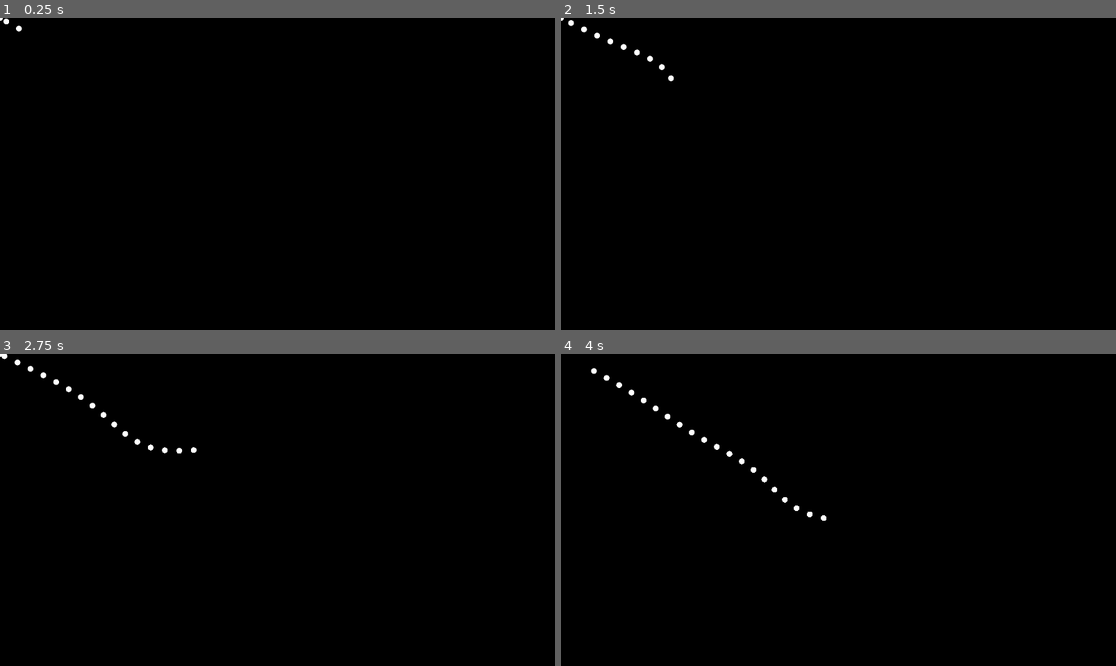
Above: before the commit, frames 1-4 (two rows, left to right).
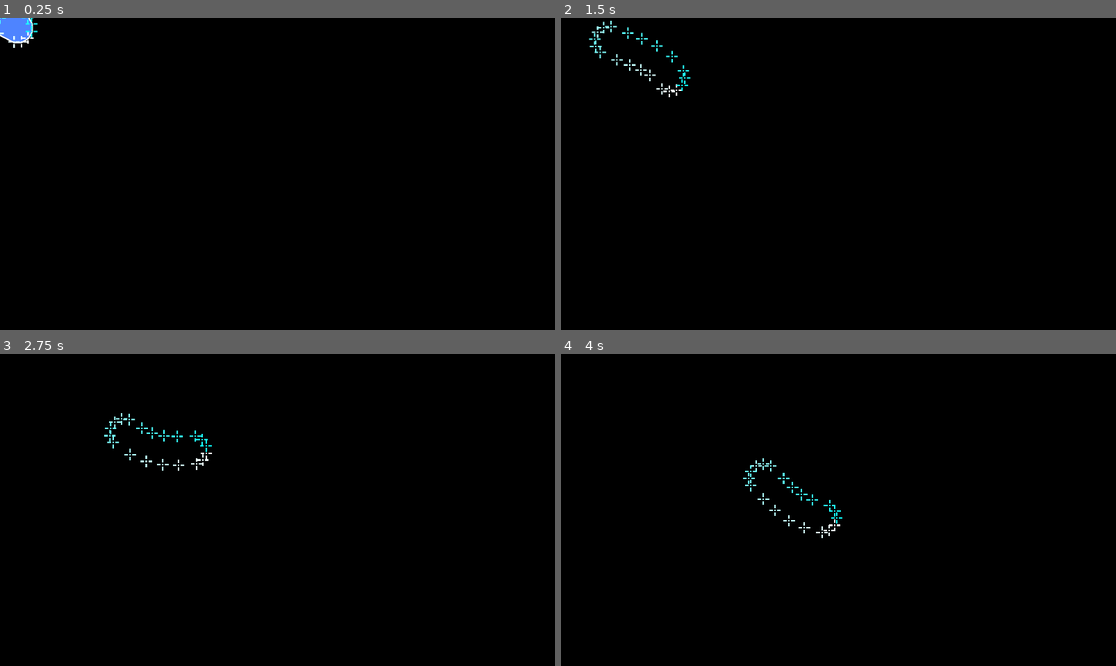
Above: after the commit, the same moments.

Repository: weedleeedle/worm-game
Game: Godot game, scene res://scene/test_scene/test_scene.tscn
Same seed, same stepped clock (60 frames per second), same inputs: the game is played once before the commit and once after it.
Inputs (mouse positions are in pixels of both pictures, inside the frame that each line leads up to):
- Up to frame 1 (0.25 s): no input
- Up to frame 2 (1.5 s): move the mouse to (960, 158) at 0.52 s; move the mouse to (727, 189) at 1.27 s
- Up to frame 3 (2.75 s): move the mouse to (333, 441) at 2.02 s
- Up to frame 4 (4 s): move the mouse to (810, 572) at 2.77 s; move the mouse to (1005, 556) at 3.52 s

The runs differ from the first frame. In frame 1, 0.5% of the frame differs, in the area x 0-7%, y 0-10%; in frame 2, 0.5%; in frame 3, 0.6%, in the area x 0-39%, y 0-38%; in frame 4, 0.6%.

Commit message:
Made primitive renderer for body segments
Drawing polygons interpolated between points is... weird. I might
rethink how I'm generating the list of points and rendering them.

Diff:
--- /dev/null
+++ b/component/body_debug_renderer/body_debug_renderer.gd
@@ -0,0 +1,31 @@
+## Renders a renderers points :)
+class_name BodyDebugRenderer
+extends Node2D
+
+@export_file("*.tscn") var body_point_file: String
+@onready var body_point_scene: PackedScene = load(body_point_file)
+
+@export var body_renderer: BodyRenderer
+
+var point_sprites: Array[Node2D]
+var num_points := -1
+
+func _process(delta: float) -> void:
+	if body_renderer == null:
+		return
+
+	var points := body_renderer.fill_points
+	# Figure out how many points we have and generate our points if we haven't yet
+	if num_points == -1:
+		num_points = points.size()
+		for i in num_points:
+			var new_point: Node2D = body_point_scene.instantiate()
+			new_point.modulate.r = 1.0 - (i as float / num_points)
+			add_child(new_point)
+			point_sprites.push_back(new_point)
+
+	# Now we can position the sprites :]
+
+	for i in num_points:
+		point_sprites[i].global_position = points[i]
+		print(points[i])
--- /dev/null
+++ b/component/body_debug_renderer/body_debug_renderer.tscn
@@ -0,0 +1,7 @@
+[gd_scene format=3 uid="uid://b2w2klrgocrit"]
+
+[ext_resource type="Script" uid="uid://7iui5naexg4b" path="res://component/body_debug_renderer/body_debug_renderer.gd" id="1_mp47e"]
+
+[node name="BodyDebugRenderer" type="Node2D" unique_id=1142928428]
+script = ExtResource("1_mp47e")
+body_point_file = "uid://dlihliw6nl1ju"
--- /dev/null
+++ b/component/body_debug_renderer/body_point/body_point.tscn
@@ -0,0 +1,11 @@
+[gd_scene format=3 uid="uid://dlihliw6nl1ju"]
+
+[ext_resource type="Texture2D" uid="uid://7xguwekb8m12" path="res://component/body_debug_renderer/body_point/crosshair.svg" id="1_egf7s"]
+
+[node name="BodyPoint" type="Node2D" unique_id=1265944966]
+top_level = true
+z_index = 10
+
+[node name="Sprite2D" type="Sprite2D" parent="." unique_id=394731278]
+scale = Vector2(0.05, 0.05)
+texture = ExtResource("1_egf7s")
--- /dev/null
+++ b/component/body_debug_renderer/body_point/crosshair.svg
@@ -0,0 +1,11 @@
+<!DOCTYPE svg PUBLIC "-//W3C//DTD SVG 1.1//EN" "http://www.w3.org/Graphics/SVG/1.1/DTD/svg11.dtd">
+<!-- Uploaded to: SVG Repo, www.svgrepo.com, Transformed by: SVG Repo Mixer Tools -->
+<svg fill="#ffffff" width="800px" height="800px" viewBox="0 0 16 16" xmlns="http://www.w3.org/2000/svg">
+
+<g id="SVGRepo_bgCarrier" stroke-width="0"/>
+
+<g id="SVGRepo_tracerCarrier" stroke-linecap="round" stroke-linejoin="round"/>
+
+<g id="SVGRepo_iconCarrier"> <path d="M7 7h2v2H7V7zm0-7h2v5H7V0zm0 11h2v5H7v-5zm4-4h5v2h-5V7zM0 7h5v2H0V7z" fill-rule="evenodd"/> </g>
+
+</svg>
--- /dev/null
+++ b/component/body_renderer/body_renderer.gd
@@ -0,0 +1,96 @@
+## Takes a tree of body segments and renders them!
+class_name BodyRenderer
+extends Node2D
+
+## How many points to put on the head and tail. This number is doubled for raisins.
+static var END_RESOLUTION: int = 3
+
+@export var outline_color: Color
+@export var fill_color: Color
+@export var outline_width: float
+
+@export var body: BodySegment
+
+#@onready var fill_shape: Polygon2D = $FillShape
+#@onready var outline_shape: Polygon2D = $OutlineShape
+
+var fill_points: PackedVector2Array
+var outline_points: PackedVector2Array
+
+func _ready() -> void:
+	pass
+	#fill_shape.color = fill_color
+	#outline_shape.color = outline_color
+
+func _process(_delta: float) -> void:
+	if body == null:
+		return
+
+	fill_points = add_segment_points_head(body, 0)
+	outline_points = add_segment_points_head(body, outline_width)
+	queue_redraw()
+
+func _draw() -> void:
+	if !outline_points.is_empty():
+		draw_colored_polygon(outline_points, outline_color)
+
+	if !fill_points.is_empty():
+		draw_colored_polygon(fill_points, fill_color)
+
+static func add_segment_points_recursive(segment: BodySegment, radius_offset: float, starting_points: PackedVector2Array, ending_points: PackedVector2Array) -> void:
+
+	# If this is the tail, switch to handling the end case
+	if segment.child_segment == null:
+		add_segment_points_tail(segment, radius_offset, starting_points, ending_points)
+		return
+	# Otherwise we recurse!
+
+	var offset_vector := (segment.head_vector().normalized() * (segment.radius + radius_offset)).rotated(deg_to_rad(90))
+	var anti_offset_vector := (segment.head_vector().normalized() * (segment.radius + radius_offset)).rotated(deg_to_rad(-90))
+	var point := segment.global_position + offset_vector
+	var anti_point := segment.global_position + anti_offset_vector
+	starting_points.push_back(point)
+	ending_points.push_back(anti_point)
+
+	add_segment_points_recursive(segment.child_segment, radius_offset, starting_points, ending_points)
+
+static func add_segment_points_head(segment: BodySegment, radius_offset: float) -> PackedVector2Array:
+	# Create the new points arrays!
+	var starting_points: PackedVector2Array = []
+	var ending_points: PackedVector2Array = []
+	# Put points on either "side" of the head.
+
+	var angle := deg_to_rad(90) / END_RESOLUTION
+
+	for i in END_RESOLUTION:
+		var offset_vector := (segment.tail_vector().normalized().rotated(deg_to_rad(180)) * (segment.radius + radius_offset)).rotated(angle * i + angle/2)
+		var point := segment.global_position + offset_vector
+		starting_points.push_back(point)
+
+		var anti_offset_vector := (segment.tail_vector().normalized().rotated(deg_to_rad(180)) * (segment.radius + radius_offset)).rotated(-angle * i - angle/2)
+		var anti_point := segment.global_position + anti_offset_vector
+		ending_points.push_back(anti_point)
+
+	# Okay now we recurse through all the body points.
+	if segment.child_segment:
+		add_segment_points_recursive(segment.child_segment, radius_offset, starting_points, ending_points)
+	# Unless for some reason we have a body with one node. That's fine we can work with this...
+	else:
+		add_segment_points_tail(segment, radius_offset, starting_points, ending_points)
+
+	# Now we aggregate all the points.
+	ending_points.reverse()
+	starting_points.append_array(ending_points)
+	return starting_points
+
+static func add_segment_points_tail(segment: BodySegment, radius_offset: float, starting_points: PackedVector2Array, ending_points: PackedVector2Array) -> void:
+	var angle := deg_to_rad(90) / END_RESOLUTION
+
+	for i in END_RESOLUTION:
+		var offset_vector := (segment.head_vector().normalized().rotated(deg_to_rad(180)) * (segment.radius + radius_offset)).rotated(angle * i + angle/2)
+		var point := segment.global_position + offset_vector
+		starting_points.push_back(point)
+
+		var anti_offset_vector := (segment.head_vector().normalized().rotated(deg_to_rad(180)) * (segment.radius + radius_offset)).rotated(-angle * i - angle/2)
+		var anti_point := segment.global_position + anti_offset_vector
+		ending_points.push_back(anti_point)
--- /dev/null
+++ b/component/body_renderer/body_renderer.tscn
@@ -0,0 +1,9 @@
+[gd_scene format=3 uid="uid://dn6j6tynciqx7"]
+
+[ext_resource type="Script" uid="uid://du0tq4ab8ru7" path="res://component/body_renderer/body_renderer.gd" id="1_02br5"]
+
+[node name="BodyRenderer" type="Node2D" unique_id=119475448]
+script = ExtResource("1_02br5")
+outline_color = Color(0, 0.3254902, 1, 1)
+fill_color = Color(0.30659404, 0.51685184, 1, 1)
+outline_width = 5.0
--- a/component/body_segment/body_segment.gd
+++ b/component/body_segment/body_segment.gd
@@ -3,6 +3,7 @@
 extends Node2D
 
 ## The size of this segment
+
 @export var radius: float = 50.0
 
 ## The max move speed for the head
@@ -17,7 +18,8 @@
 @onready var polygon: Polygon2D = $TestPolygon
 
 func _ready() -> void:
-	_generate_circle()
+	pass
+	#_generate_circle()
 
 func _process(delta: float) -> void:
 	if is_head():
@@ -43,6 +45,22 @@
 		segment.get_parent().remove_child(segment)
 	add_child(segment)
 
+## Returns the direction of the head
+func head_vector() -> Vector2:
+	if !parent_segment:
+		push_error("Attempted to get parent_segment of head body segment")
+		return Vector2.ZERO
+
+	return parent_segment.global_position - global_position
+
+## Returns the direction of the tail
+func tail_vector() -> Vector2:
+	if !child_segment:
+		push_error("Attempted to get child_segment of tail body segment")
+		return Vector2.ZERO
+
+	return child_segment.global_position - global_position
+
 func _generate_circle() -> void:
 	const NUM_POINTS := 30
 	const ANGLE_INC := 2.0 * PI / NUM_POINTS
--- a/component/body_segment/body_segment.tscn
+++ b/component/body_segment/body_segment.tscn
@@ -5,6 +5,5 @@
 [node name="BodySegment" type="Node2D" unique_id=1445569697]
 top_level = true
 script = ExtResource("1_nisd8")
-radius = 10.0
 
 [node name="TestPolygon" type="Polygon2D" parent="." unique_id=867009095]
--- a/scene/test_scene/test_scene.gd
+++ b/scene/test_scene/test_scene.gd
@@ -2,7 +2,10 @@
 
 @export var constraints: Array[SegmentConstraint]
 
+@onready var body_renderer: BodyRenderer = $BodyRenderer
+
 func _ready() -> void:
 	# Create a worm!!
-	var worm := BodyFactory.create_worm(20, constraints)
+	var worm := BodyFactory.create_worm(6, constraints)
 	add_child(worm)
+	body_renderer.body = worm
--- a/scene/test_scene/test_scene.tscn
+++ b/scene/test_scene/test_scene.tscn
@@ -4,6 +4,8 @@
 [ext_resource type="Script" uid="uid://bubfxjvewqaj8" path="res://src/segment_constraints/segment_constraint.gd" id="2_t7gac"]
 [ext_resource type="Script" uid="uid://df5fvyk41gl1y" path="res://src/segment_constraints/distance_constraint.gd" id="3_yi5xj"]
 [ext_resource type="Script" uid="uid://bveufj3y2tke7" path="res://src/segment_constraints/angle_constraint.gd" id="4_t7gac"]
+[ext_resource type="PackedScene" uid="uid://dn6j6tynciqx7" path="res://component/body_renderer/body_renderer.tscn" id="5_yi5xj"]
+[ext_resource type="PackedScene" uid="uid://b2w2klrgocrit" path="res://component/body_debug_renderer/body_debug_renderer.tscn" id="6_pvdxb"]
 
 [sub_resource type="Resource" id="Resource_pvdxb"]
 script = ExtResource("3_yi5xj")
@@ -18,3 +20,9 @@
 [node name="TestScene" type="Node" unique_id=1482380878]
 script = ExtResource("1_au7ee")
 constraints = Array[ExtResource("2_t7gac")]([SubResource("Resource_pvdxb"), SubResource("Resource_yi5xj")])
+
+[node name="BodyRenderer" parent="." unique_id=119475448 instance=ExtResource("5_yi5xj")]
+outline_color = Color(1, 1, 1, 1)
+
+[node name="BodyDebugRenderer" parent="." unique_id=1142928428 node_paths=PackedStringArray("body_renderer") instance=ExtResource("6_pvdxb")]
+body_renderer = NodePath("../BodyRenderer")
--- a/src/segment_constraints/angle_constraint.gd
+++ b/src/segment_constraints/angle_constraint.gd
@@ -23,9 +23,7 @@
 	var vec_B_to_C := node_pos_C - node_pos_B
 
 	var angle_BA_BC := vec_B_to_A.angle_to(vec_B_to_C)
-	print("Angle: ", rad_to_deg(angle_BA_BC))
 	if absf(angle_BA_BC) < deg_to_rad(min_angle):
-		print("Too steep!")
 		# Clamp the angle
 		var new_vec_B_to_C := vec_B_to_A.rotated(deg_to_rad(signf(angle_BA_BC)*min_angle)).normalized() * vec_B_to_C.length()
 		on.global_position = node_pos_B + new_vec_B_to_C
--- a/worm.tscn
+++ /dev/null
@@ -1,3 +0,0 @@
-[gd_scene format=3 uid="uid://p3a7jgg1c6bd"]
-
-[node name="Worm" type="Node2D" unique_id=2123558747]
Not shown, added: component/body_debug_renderer/body_debug_renderer.gd.uid
Not shown, added: component/body_debug_renderer/body_point/crosshair.svg.import
Not shown, added: component/body_renderer/body_renderer.gd.uid
